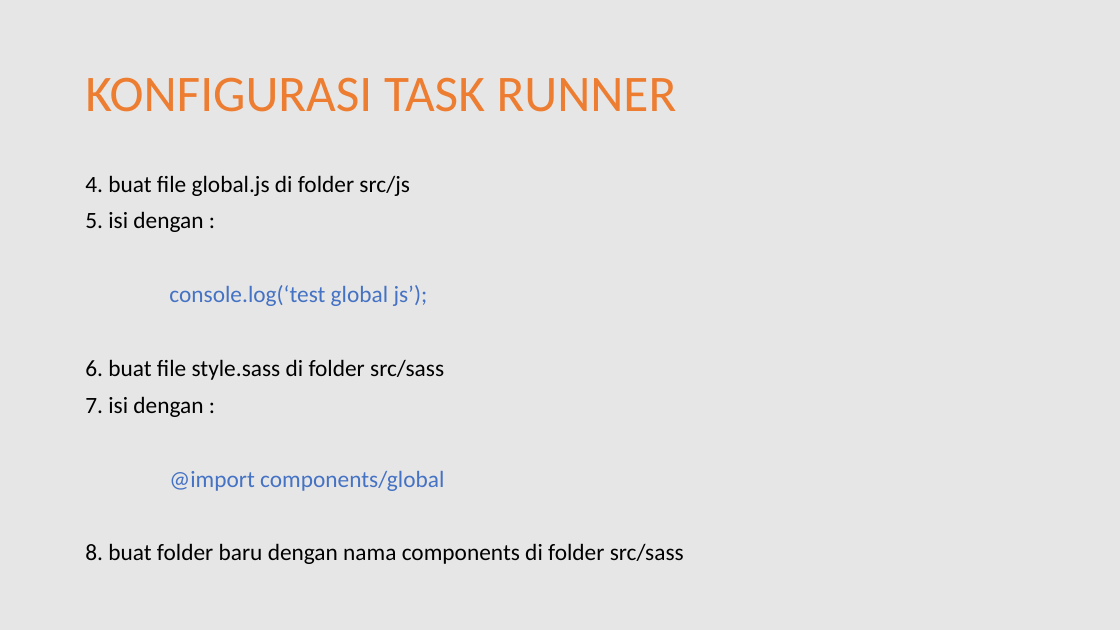
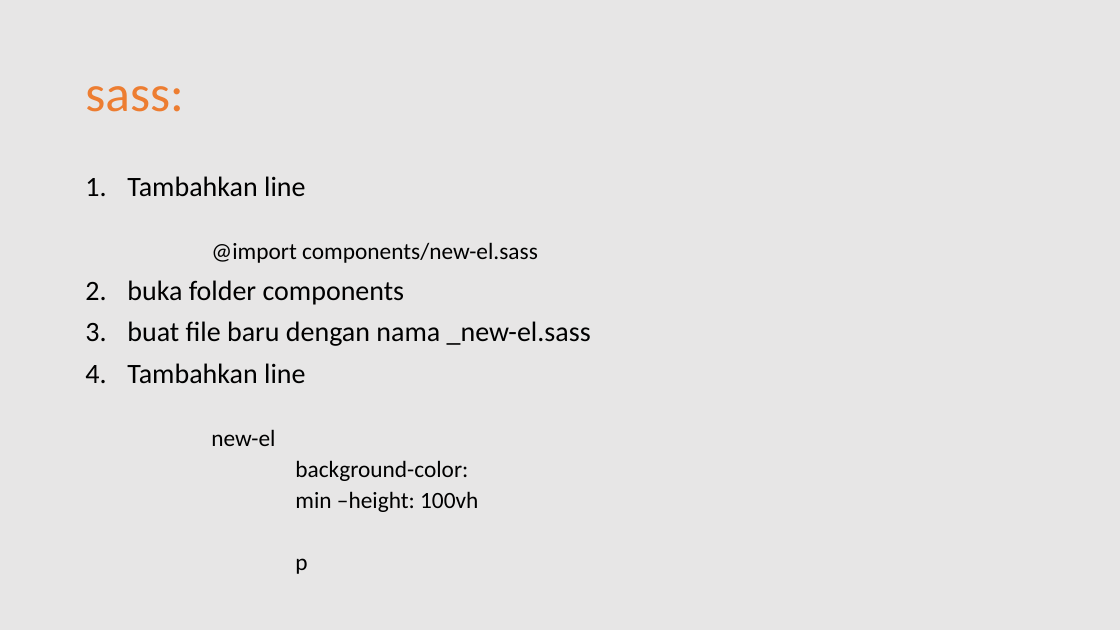
Before and after one commit to MalangFrontend/ongis-frontend-1, a slide deck: slide 8 of doc/presentasi-materi-01.pptx (slide 52 before the commit). Drawn at 1120x630 pixels with LibreOffice and Linux fonts; fonts in the diff are those of the drawing. Boxes give left, top, right and bottom in pixels: in the first picture for what was removed or moved away, otherwise in the second. Text is boxed around its words. In the diff, an @@ line names an element or a change of style, - is before the commit and + after.

```diff
--- a/doc/presentasi-materi-01.pptx
+++ b/doc/presentasi-materi-01.pptx
@@ title at (85,86,183,112): text changed @@
-KONFIGURASI TASK RUNNER
+sass:
@@ text at (127,176,591,574): text changed; size 20 to 24 pt @@
-4. buat file global.js di folder src/js
-5. isi dengan :
-console.log(‘test global js’);
-6. buat file style.sass di folder src/sass
-7. isi dengan :
-@import components/global
-8. buat folder baru dengan nama components di folder src/sass
+1. Tambahkan line
+  @import components/new-el.sass
+2. buka folder components
+3. buat file baru dengan nama _new-el.sass
+4. Tambahkan line
+  new-el
+  background-color:
+  min –height: 100vh
+  p
```
Also in this commit, not shown: 5 other slides changed, 46 slides removed, 21 other files.
